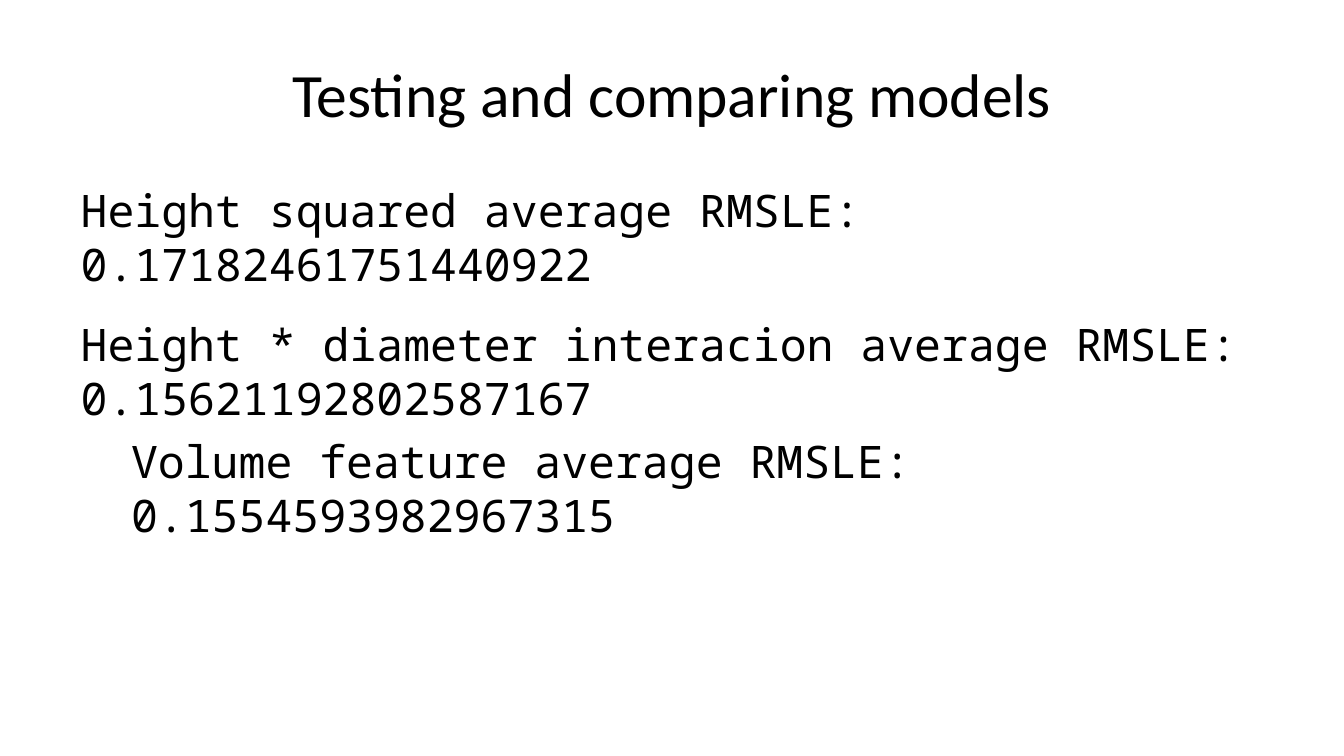
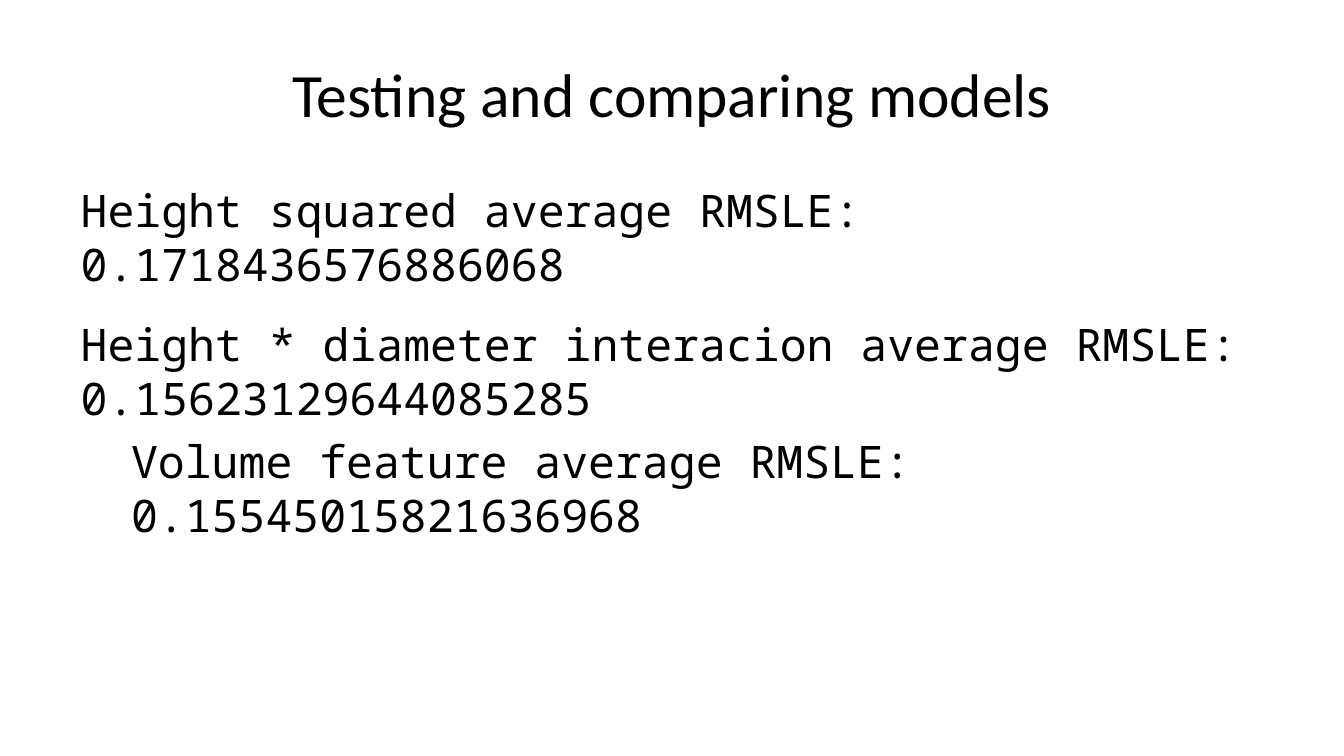
Before and after one commit to deancallahan25/Redwood-Analytics-Portfolio, a slide deck: slide 23 of Project-3/presentation.pptx. Drawn at 1344x756 pixels with LibreOffice and Linux fonts; fonts in the diff are those of the drawing. Boxes give left, top, right and bottom in pixels: in the first picture for what was removed or moved away, otherwise in the second. Text is boxed around its words. In the diff, an @@ line names an element or a change of style, - is before the commit and + after.

```diff
--- a/Project-3/presentation.pptx
+++ b/Project-3/presentation.pptx
@@ text at box(81, 193, 1237, 533): text changed @@
-Height squared average RMSLE: 0.17182461751440922
-Height * diameter interacion average RMSLE: 0.15621192802587167
-Volume feature average RMSLE: 0.1554593982967315
+Height squared average RMSLE: 0.1718436576886068
+Height * diameter interacion average RMSLE: 0.15623129644085285
+Volume feature average RMSLE: 0.15545015821636968
```
Also in this commit, not shown: 4 other slides changed, 2 slides added.
